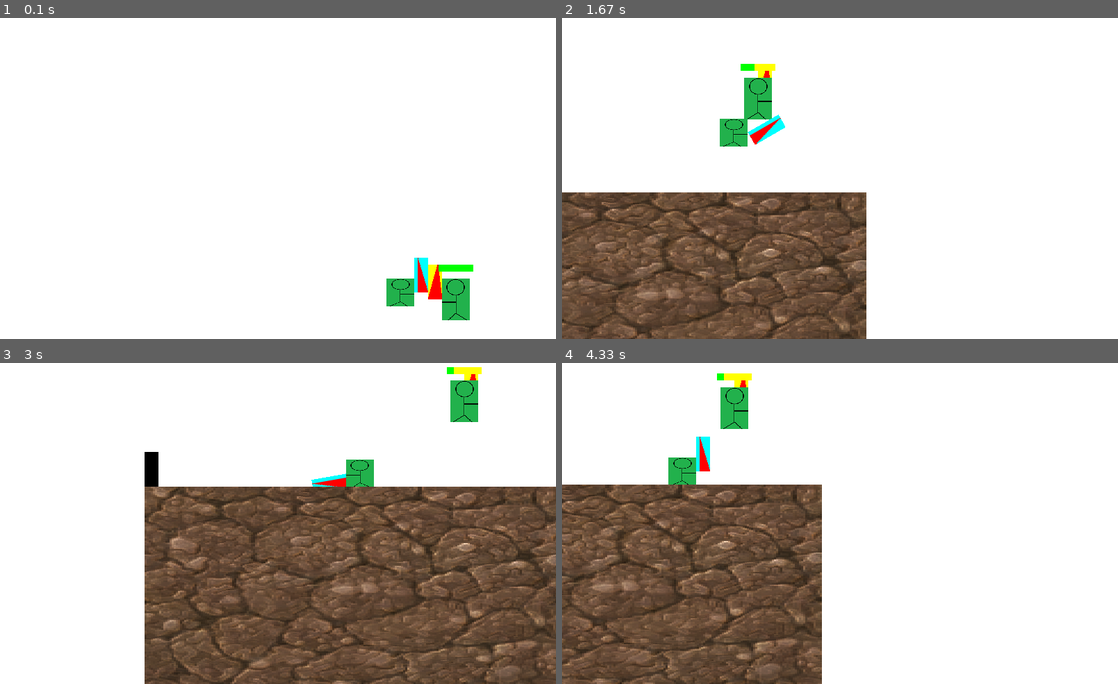
Above: before the commit, frames 1-4 (two rows, left to right).
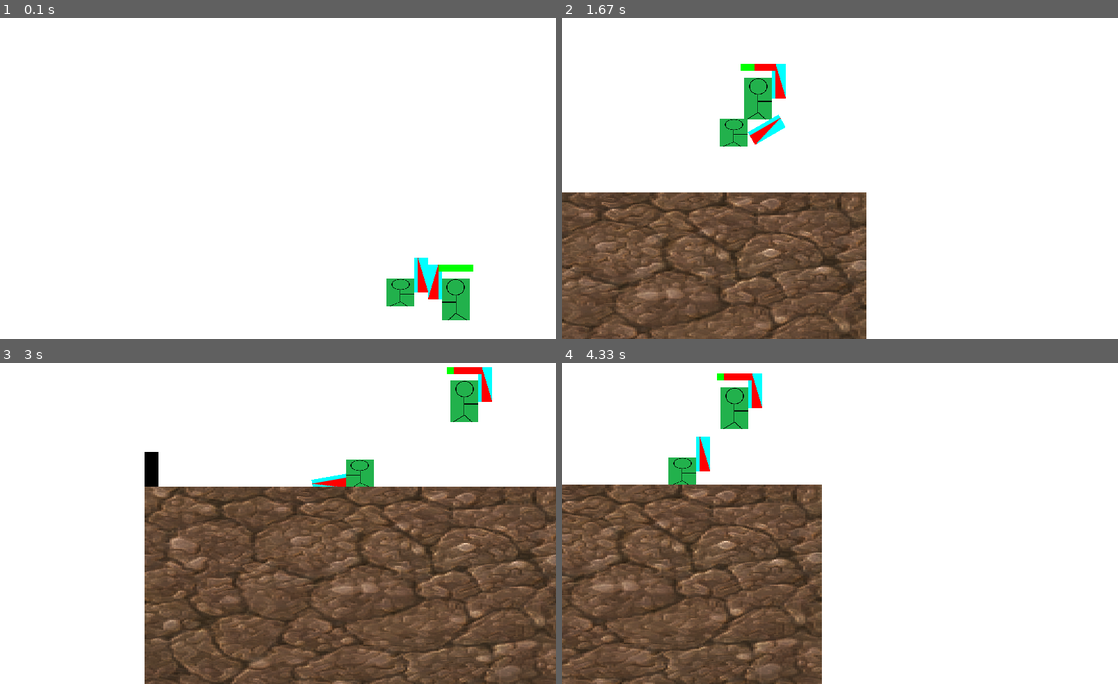
Above: after the commit, the same moments.

Repository: salfk23/2drpg_pygame
Game: pygame game, started from main.py
The game is run twice, just before and just after one commit, with the same random seed, the same clock (stepped at 60 frames per second) and the same inputs.
Inputs:
- Up to frame 1 (0.1 s): no input
- Up to frame 2 (1.67 s): tap F at 0.33, 0.73, 1.03, 1.23, 1.57 s; hold D 0.67-1.13 s; tap J at 0.82 s; hold W 1.17-1.47 s; tap I at 1.32 s; hold D from 1.5 s (still down)
- Up to frame 3 (3 s): tap F at 1.87, 2.07, 2.37, 2.63, 2.97 s; release D at 1.97 s; hold A 2-2.53 s; tap J at 2.15 s; hold S 2.57-2.87 s; tap I at 2.72 s; hold A from 2.9 s (still down)
- Up to frame 4 (4.33 s): tap F at 3.27, 3.4, 3.8, 4.1 s; release A at 3.3 s; hold W 3.33-3.7 s; tap J at 3.48 s; hold D from 3.73 s (still down); tap I at 3.88 s

The runs differ from the first frame. In frame 1, 0.2% of the frame differs, in the area x 77-80%, y 76-88%; in frame 2, 0.4%; in frame 3, 0.4%; in frame 4, 0.4%, in the area x 29-36%, y 3-15%.

Commit message:
Fixed Enemy weapon placement

Diff:
--- a/game_engine/entities/characters.py
+++ b/game_engine/entities/characters.py
@@ -1,10 +1,7 @@
-
-from typing import Sequence
 import pygame
-from game_engine.entities import weapon
 from game_engine.entities.dynamic import AffectedByGravity, ControllableEntity
 
-from game_engine.entities.entity import NORMAL_SIZE_ENTITY, BiDirectionalEntity, Entity
+from game_engine.entities.entity import BiDirectionalEntity, Entity
 from game_engine.entities.particles import ExplosionParticle
 from game_engine.entities.state import Hurtable, Solid
 from game_engine.entities.weapon import Weapon
@@ -13,8 +10,9 @@
 
 
 class Healthbar(Entity):
-  def __init__(self, size: pygame.Vector2):
+  def __init__(self, size: Size2D):
       super().__init__((0,0), size)
+      self.name = "Healthbar"
       self.sprite = pygame.Surface(size)
       self.sprite.fill(Colors.RED)
       self._health = 0
@@ -31,8 +29,8 @@
     self.on_health_change()
 
   def on_health_change(self):
-    pygame.draw.rect(self.sprite, Colors.YELLOW, (0, 0, self.size.x, self.size.y))
-    rect = pygame.Rect(0, 0, self.size.x* self._health / self.max_health, self.size.y)
+    pygame.draw.rect(self.sprite, Colors.RED, (0, 0, self.size[0], self.size[1]))
+    rect = pygame.Rect(0, 0, self.size[0]* self._health / self.max_health, self.size[1])
     pygame.draw.rect(self.sprite, Colors.GREEN, rect)
 
 
@@ -64,36 +62,38 @@
 stick_image = load_image("assets/stick.png")
 class Enemy(Character):
   def __init__(self, image:pygame.Surface, position: pygame.Vector2, size: Size2D, speed: int, jump_power: int):
+      self.weapon = None
       Character.__init__(self, image, position, size, speed, jump_power)
-      self.health_bar = Healthbar(pygame.Vector2(50, 10))
-      # stick = Weapon(stick_image, (10, 50), 1, 1)
-      # stick.fill(Colors.RED)
-      # stick = pygame.transform.rotate(stick_image, -10)
+      self.health_bar = Healthbar((50, 10))
       IMAGE = pygame.Surface((20, 50), pygame.SRCALPHA)
-      IMAGE.fill(Colors.YELLOW)
-      pygame.draw.polygon(IMAGE, pygame.Color('red'), ( (0, 0), (20, 0),(6, 50)))
-      IMAGE = pygame.transform.rotate(IMAGE, 180)
+      IMAGE.fill(Colors.CYAN)
+      pygame.draw.polygon(IMAGE, pygame.Color('red'), ( (5, 0), (20, 50),(5, 50)))
+      self.weapon = Weapon(pygame.Vector2(self.rect.right,self.rect.centery),IMAGE, (10, 50), 30, 10)
+      self.weapon.owner = self
       self.weapon = Weapon(pygame.Vector2(self.rect.right,self.rect.centery),IMAGE, (10, 50), 10, 1)
+      self.weapon.owner = self
       self.linked.append(self.health_bar)
       self.linked.append(self.weapon)
       self.on_position_change()
       self.on_health_change()
+  def on_name_change(self):
+      self.health_bar.name = self.name+"_Healthbar"
+      self.weapon.name = f"{self.name}_Weapon_{self.weapon.name}"
+
+  def on_direction_change(self):
+      super().on_direction_change()
+      if self.weapon is not None:
+        self.weapon.direction = self.direction
   def on_position_change(self):
       super().on_position_change()
       health_bar_rect = self.health_bar.rect
       health_bar_rect.center = self.rect.center
       health_bar_rect.top = self.rect.top - health_bar_rect.height - 10
-      weapon_rect = self.weapon.rect
-      weapon_rect.bottom = self.rect.centery
       if self.direction:
-        weapon_rect.right = self.rect.right
-        self.weapon.anchor = pygame.Vector2(weapon_rect.right, weapon_rect.centery)
+        self.weapon.anchor = pygame.Vector2(self.rect.right, self.rect.centery)
       else:
-        weapon_rect.left = self.rect.left - weapon_rect.width
-        self.weapon.anchor = pygame.Vector2(weapon_rect.left, weapon_rect.centery)
-
-      self.health_bar.position = health_bar_rect.topleft
-      self.weapon.position = weapon_rect.topleft
+        self.weapon.anchor = pygame.Vector2(self.rect.left, self.rect.centery)
+      self.health_bar.position = pygame.Vector2(health_bar_rect.topleft)
   def on_health_change(self):
       super().on_health_change()
       self.health_bar.max_health = self.max_health
@@ -103,20 +103,19 @@
         center = self.rect.center
         ExplosionParticle.create_particles(pygame.Vector2(center), 100, Colors.RED, (2, 10), (0.1, 3))
         self.remove = True
+  def update(self):
+      super().update()
+      # Get distance to player
 
 
 class Player(Character):
   def __init__(self, image:pygame.Surface, position: pygame.Vector2, size: Size2D, speed: int, jump_power: int):
       self.weapon = None
       Character.__init__(self, image, position, size, speed, jump_power)
-      # stick = Weapon(stick_image, (10, 50), 1, 1)
-      # stick.fill(Colors.RED)
-      # stick = pygame.transform.rotate(stick_image, -10)
       IMAGE = pygame.Surface((20, 50), pygame.SRCALPHA)
       IMAGE.fill(Colors.CYAN)
       pygame.draw.polygon(IMAGE, pygame.Color('red'), ( (5, 0), (20, 50),(5, 50)))
       self.weapon = Weapon(pygame.Vector2(self.rect.right,self.rect.centery),IMAGE, (10, 50), 30, 10)
-      self.weapon.offset = pygame.Vector2(10, -25)
       self.weapon.owner = self
       self.linked.append(self.weapon)
       self.on_position_change()
